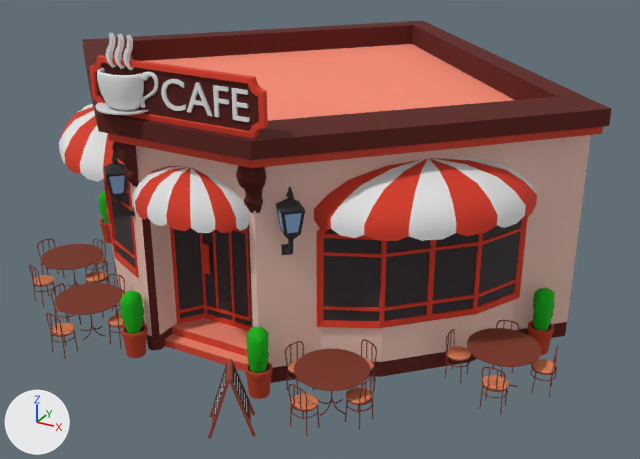
The glTF model public/models/cafe-baked.glb: old version first, new version second.
Both versions are drawn from a 50 mm lens placed at (4.39, -6.89, 4.51), pointed at (0.25, 0.63, 0.75). Lighting does not change. The marker at lower left points along +X, +Y and +Z. The picture after the commit comes second. Objects named as collision shapes, trigger or cutter boxes, shadow casters or lower levels of detail are left out. Where no turn or scale is listed for an object, it has been applied to the vertices. Vertices at exactly the same position are counted once.

Objects in the first picture: 'CafeBoard_Texture_buildings1_0', 'CafeBuilding_Texture_buildings1_0', 'CafeCafe_Texture_buildings1_0', 'CafePlants_Texture_buildings1_0', 'CafeTables_Texture_buildings1_0'.
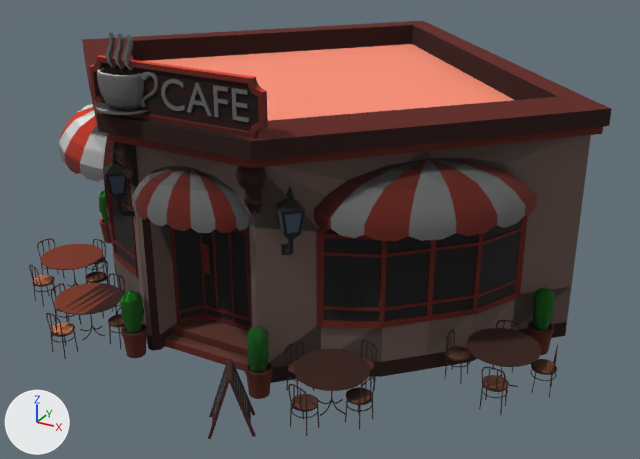
Boxes (x1, y1, x2, y2) around the edits, measured in the pictures (640 x 459 px):
'CafeBuilding_Texture_buildings1_0', recoloured, surface changed (darker)
    both: (59, 23, 612, 383)
'CafeTables_Texture_buildings1_0', recoloured, surface changed
    both: (29, 238, 558, 436)
'CafeCafe_Texture_buildings1_0', recoloured (darker)
    both: (89, 32, 268, 139)
'CafePlants_Texture_buildings1_0', recoloured
    both: (99, 190, 555, 399)
'CafeBoard_Texture_buildings1_0', recoloured (darker)
    both: (208, 359, 256, 439)

The edits, one by one:
Picture 'CafeTables_Texture_buildings1_0_baked' (img_cafetables_texture_buildings1_0_baked) is new.
Picture 'CafePlants_Texture_buildings1_0_baked' (img_cafeplants_texture_buildings1_0_baked) is new.
Picture 'CafeCafe_Texture_buildings1_0_baked' (img_cafecafe_texture_buildings1_0_baked) is new.
Picture 'CafeBuilding_Texture_buildings1_0_baked' (img_cafebuilding_texture_buildings1_0_baked) is new.
Picture 'CafeBoard_Texture_buildings1_0_baked' (img_cafeboard_texture_buildings1_0_baked) is new.
Material 'CafeTables_Texture_buildings1_0_baked_mat' (mat_cafetables_texture_buildings1_0_baked_mat) is new.
Uses the picture img_cafetables_texture_buildings1_0_baked.
Material 'CafePlants_Texture_buildings1_0_baked_mat' (mat_cafeplants_texture_buildings1_0_baked_mat) is new.
Uses the picture img_cafeplants_texture_buildings1_0_baked.
Material 'CafeCafe_Texture_buildings1_0_baked_mat' (mat_cafecafe_texture_buildings1_0_baked_mat) is new.
Uses the picture img_cafecafe_texture_buildings1_0_baked.
Material 'CafeBuilding_Texture_buildings1_0_baked_mat' (mat_cafebuilding_texture_buildings1_0_baked_mat) is new.
Uses the picture img_cafebuilding_texture_buildings1_0_baked.
Material 'CafeBoard_Texture_buildings1_0_baked_mat' (mat_cafeboard_texture_buildings1_0_baked_mat) is new.
Uses the picture img_cafeboard_texture_buildings1_0_baked.
me_cafebuilding_texture_buildings1_0 has 1889 vertices, 3632 faces and spans x -3.01..3.01, y -1.55..3.83, z 0.0..2.39.
me_cafebuilding_texture_buildings1_0 is used by ob_cafebuilding_texture_buildings1_0; location (0.0, 0.0, 0.0).
me_cafebuilding_texture_buildings1_0 no longer uses material mat_texture_buildings1 (picture img_image_0).
me_cafebuilding_texture_buildings1_0 part 1: texture (UV) coordinates changed.
me_cafebuilding_texture_buildings1_0 gains material mat_cafebuilding_texture_buildings1_0_baked_mat.
me_cafecafe_texture_buildings1_0 has 739 vertices, 1256 faces and spans x -0.86..0.86, y -1.57..-1.31, z 2.39..3.08.
me_cafecafe_texture_buildings1_0 no longer uses material mat_texture_buildings1 (picture img_image_0).
me_cafecafe_texture_buildings1_0 gains material mat_cafecafe_texture_buildings1_0_baked_mat.
me_cafetables_texture_buildings1_0 has 5728 vertices, 10488 faces and spans x -2.65..3.0, y -1.73..0.26, z 0.0..0.45.
me_cafetables_texture_buildings1_0 is used by ob_cafetables_texture_buildings1_0; location (0.0, 0.0, 0.0).
me_cafetables_texture_buildings1_0 no longer uses material mat_texture_buildings1 (picture img_image_0).
me_cafetables_texture_buildings1_0 part 2: texture (UV) coordinates changed.
me_cafetables_texture_buildings1_0 gains material mat_cafetables_texture_buildings1_0_baked_mat.
me_cafeplants_texture_buildings1_0 has 1544 vertices, 3056 faces and spans x -2.78..2.79, y -1.43..0.73, z 0.0..0.67.
me_cafeplants_texture_buildings1_0 no longer uses material mat_texture_buildings1 (picture img_image_0).
me_cafeplants_texture_buildings1_0 gains material mat_cafeplants_texture_buildings1_0_baked_mat.
me_cafeboard_texture_buildings1_0 has 146 vertices, 288 faces and spans x 0.511..1.015, y -2.07..-1.588, z 0.0..0.559.
me_cafeboard_texture_buildings1_0 no longer uses material mat_texture_buildings1 (picture img_image_0).
me_cafeboard_texture_buildings1_0 gains material mat_cafeboard_texture_buildings1_0_baked_mat.
